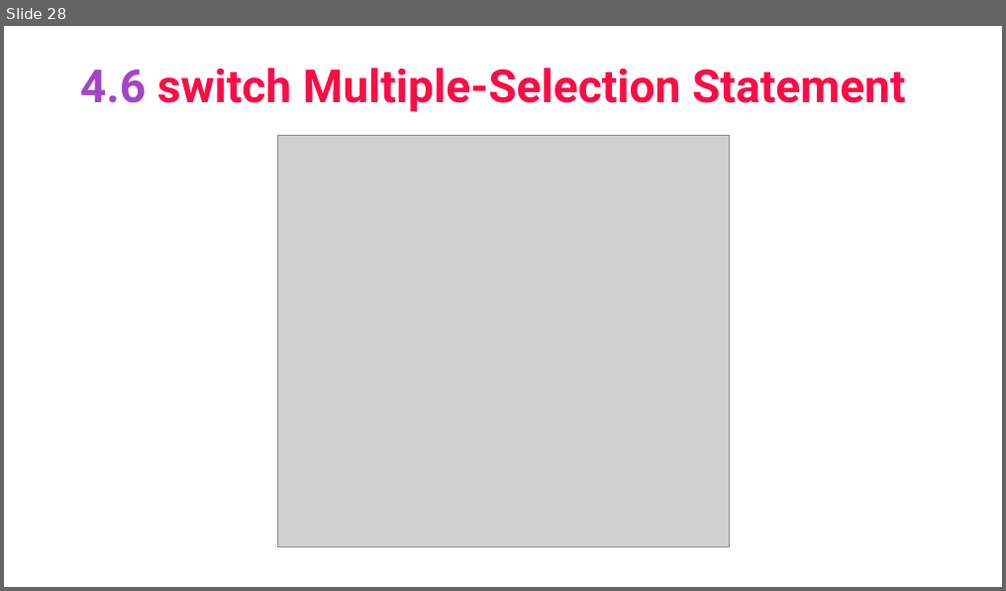
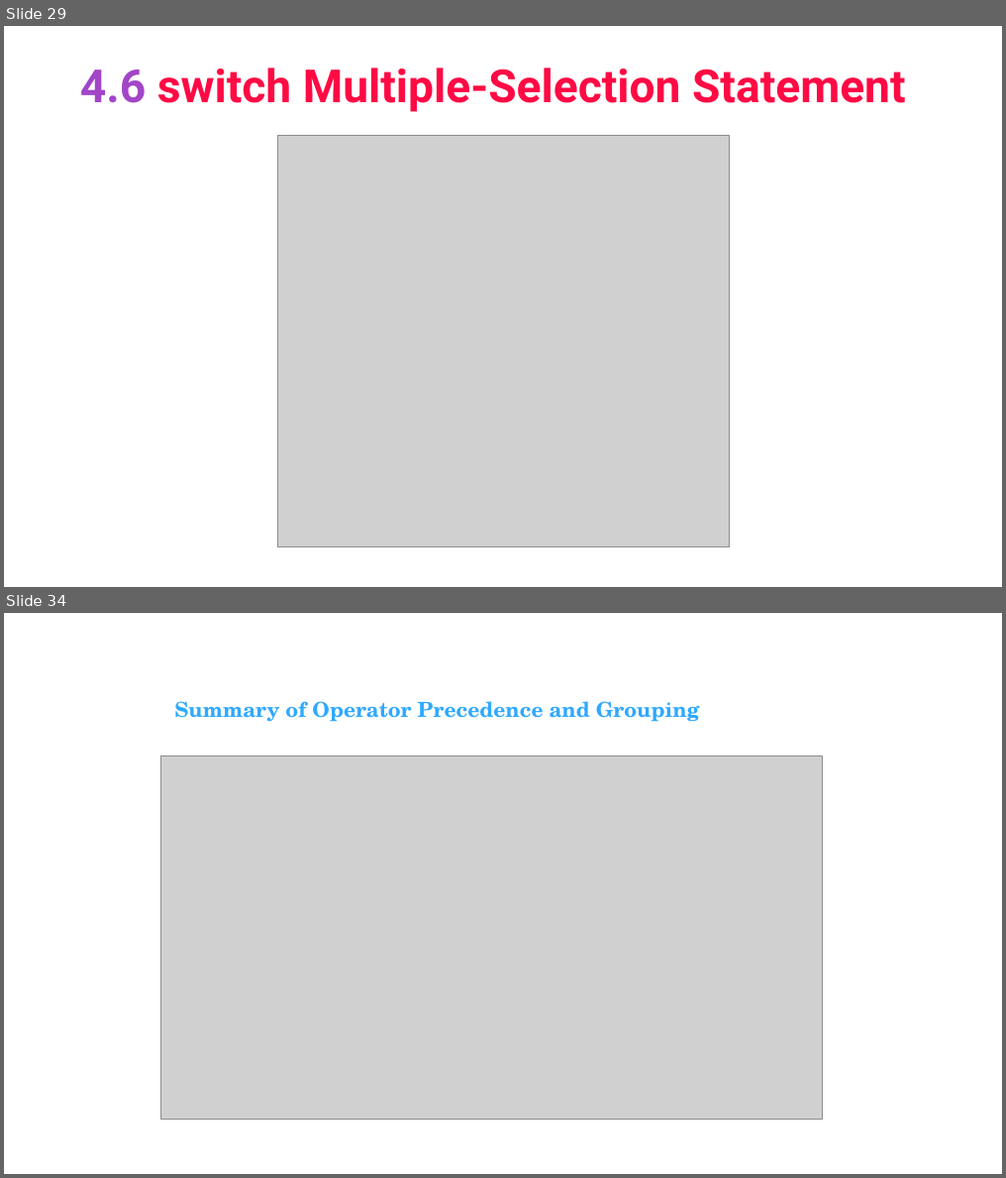
Before and after one commit to asimriaz/FOP, a slide deck: Chapter 4.pptx. Shown one above the other, each under a label of ours: slide 28 before the commit, slides 29 and 34 after it; the slides between them are not shown. The pictures are 1006x591 and 1006x1178 pixels, drawn with LibreOffice and Linux fonts; fonts in the diff are those of the drawing; grey boxes stand for pictures. Boxes give left, top, right and bottom in pixels: in the first picture for what was removed or moved away, otherwise in the second. Text is boxed around its words. In the diff, an @@ line names an element or a change of style, - is before the commit and + after.

```diff
--- a/Chapter 4.pptx
+++ b/Chapter 4.pptx
@@ slide 34 added at [4, 613, 1002, 1174], background #FFFFFF @@
@@ text added at [174, 701, 700, 722], 20 pt, text #2FA9FF, bold @@
+Summary of Operator Precedence and Grouping
@@ picture added at [160, 757, 822, 1119] @@
@@ what was slide 28 is now slide 29 @@
```
Also in this commit, not shown: 6 slides changed, 6 other slides added.
